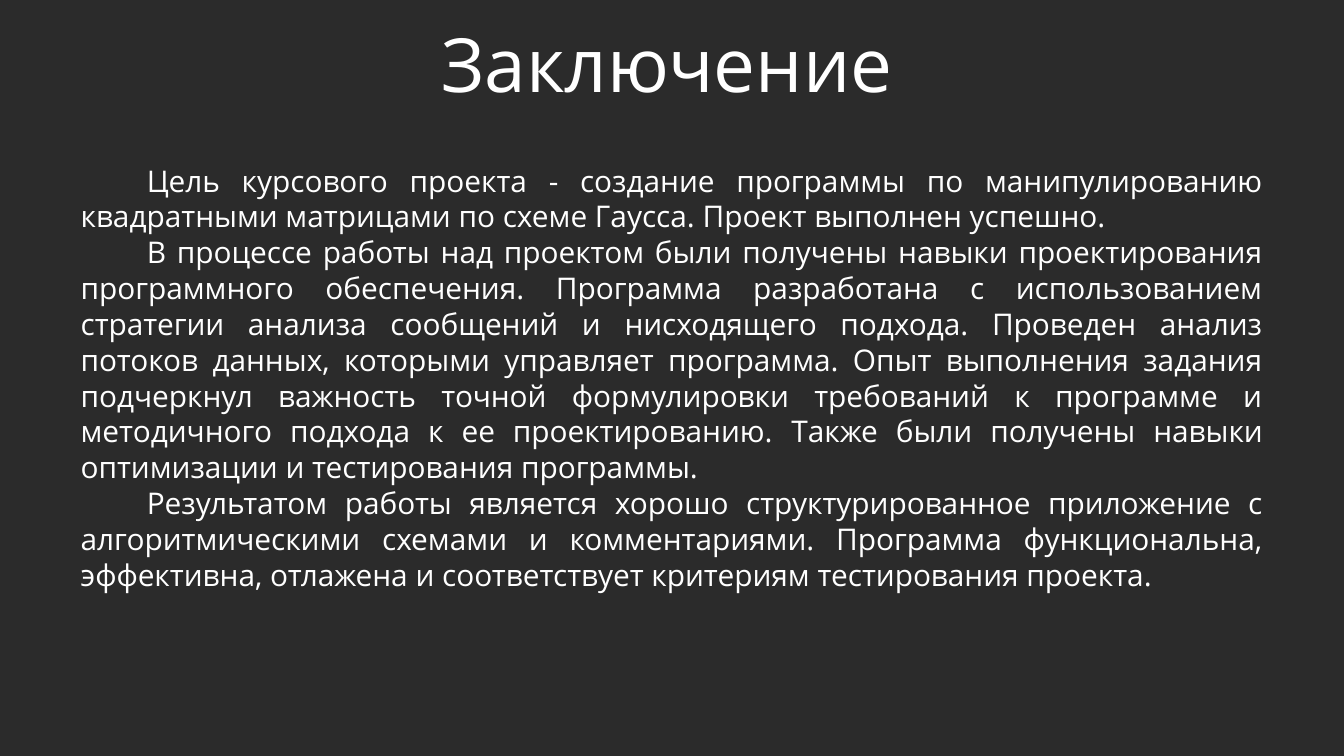
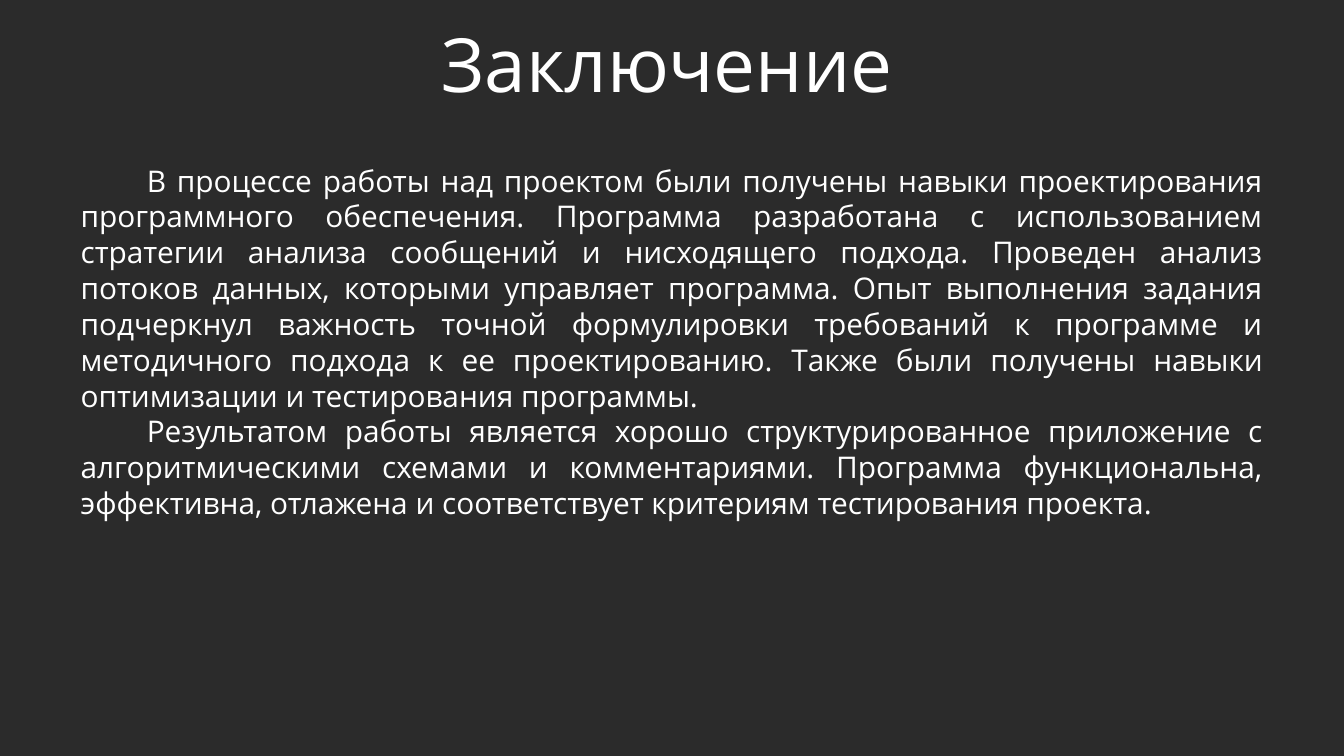
Before and after one commit to nodecspro/Matrix_reversals, a slide deck: slide 12 of Презентация/Презентация к курсовой работе.pptx. Drawn at 1344x756 pixels with LibreOffice and Linux fonts; fonts in the diff are those of the drawing; background and template pictures are left out; a plain dark background stands for a picture behind light text. Boxes give left, top, right and bottom in pixels: in the first picture for what was removed or moved away, otherwise in the second. Text is boxed around its words. In the diff, an @@ line names an element or a change of style, - is before the commit and + after.

```diff
--- a/Презентация/Презентация к курсовой работе.pptx
+++ b/Презентация/Презентация к курсовой работе.pptx
@@ text at box(81, 170, 1262, 234): paragraph removed @@
-Цель курсового проекта - создание программы по манипулированию квадратными матрицами по схеме Гаусса. Проект выполнен успешно.
```
